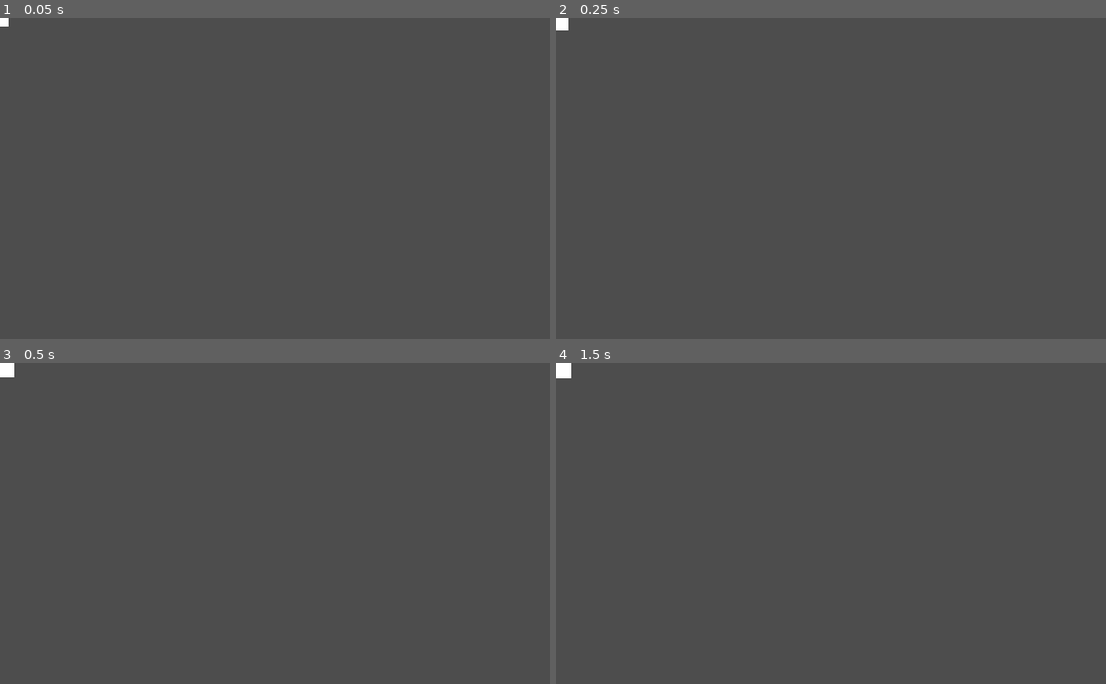
Above: before the commit, frames 1-4 (two rows, left to right).
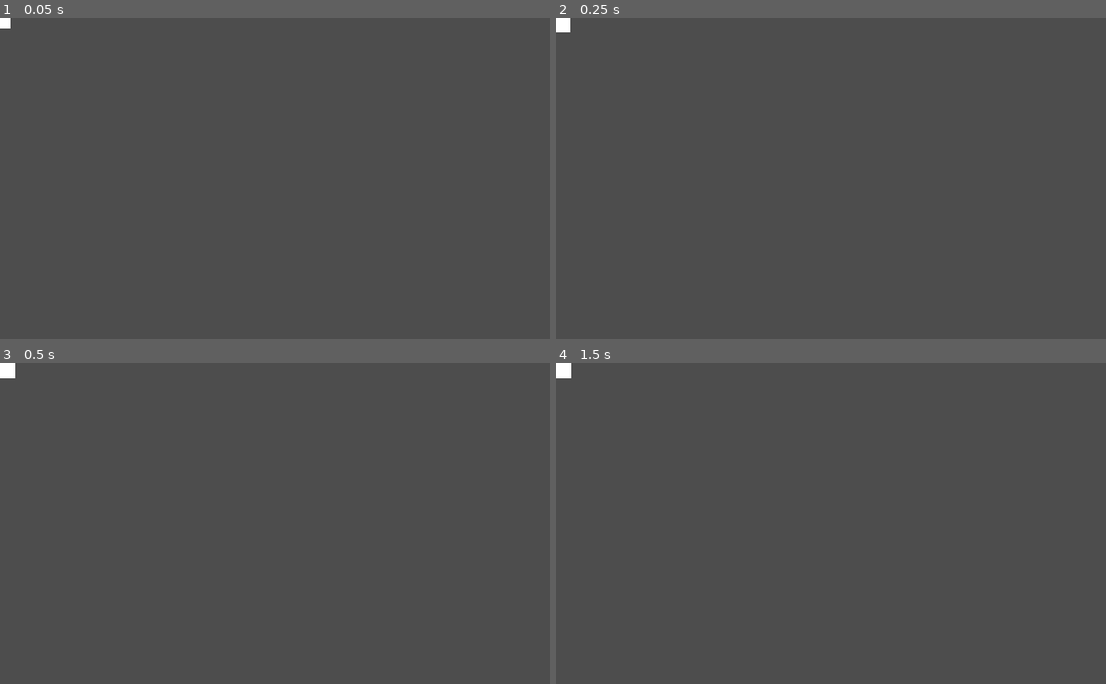
Above: after the commit, the same moments.

Repository: FartFish/BardicInspiration
Game: Godot game, scene res://scenes/playroom.tscn
Two runs of this game, one before a commit and one after it. Both use one fixed random seed, a clock stepped at 60 frames per second and the inputs below. The project has no main scene, so this scene is started directly.
Inputs (mouse positions are in pixels of both pictures, inside the frame that each line leads up to):
- Up to frame 1 (0.05 s): no input
- Up to frame 2 (0.25 s): no input
- Up to frame 3 (0.5 s): no input
- Up to frame 4 (1.5 s): click (561, 369) at 0.52 s; click (561, 369) at 1.27 s

The runs differ from the first frame. In frame 1, less than 0.1% of the frame differs, in the area x 0-2%, y 0-4%; in frame 2, less than 0.1%, in the area x 0-3%, y 0-5%; in frame 3, less than 0.1%; in frame 4, nothing differs.

Commit message:
object display movement updated

Diff:
--- a/scenes/game_object_display.gd
+++ b/scenes/game_object_display.gd
@@ -2,11 +2,15 @@
 
 @export var game_object:GameObject
 
-var pos_tween_str:float = 4.0
+var pos_tween_str:float = 8.0
 
 
 
 func _process(delta):
 	if game_object:
 		var tile_size = GameManager.displayed_tile_size
-		position += (Vector2(game_object.as_vector() * tile_size + Vector2i(tile_size / 2, tile_size / 2) ) - position) * delta * pos_tween_str
+		var targ_pos = Vector2(game_object.as_vector() * tile_size + Vector2i(tile_size / 2, tile_size / 2) )
+		position += (targ_pos - position) * delta * pos_tween_str
+
+		if (targ_pos - position).length() < 0.5:
+			position = targ_pos
